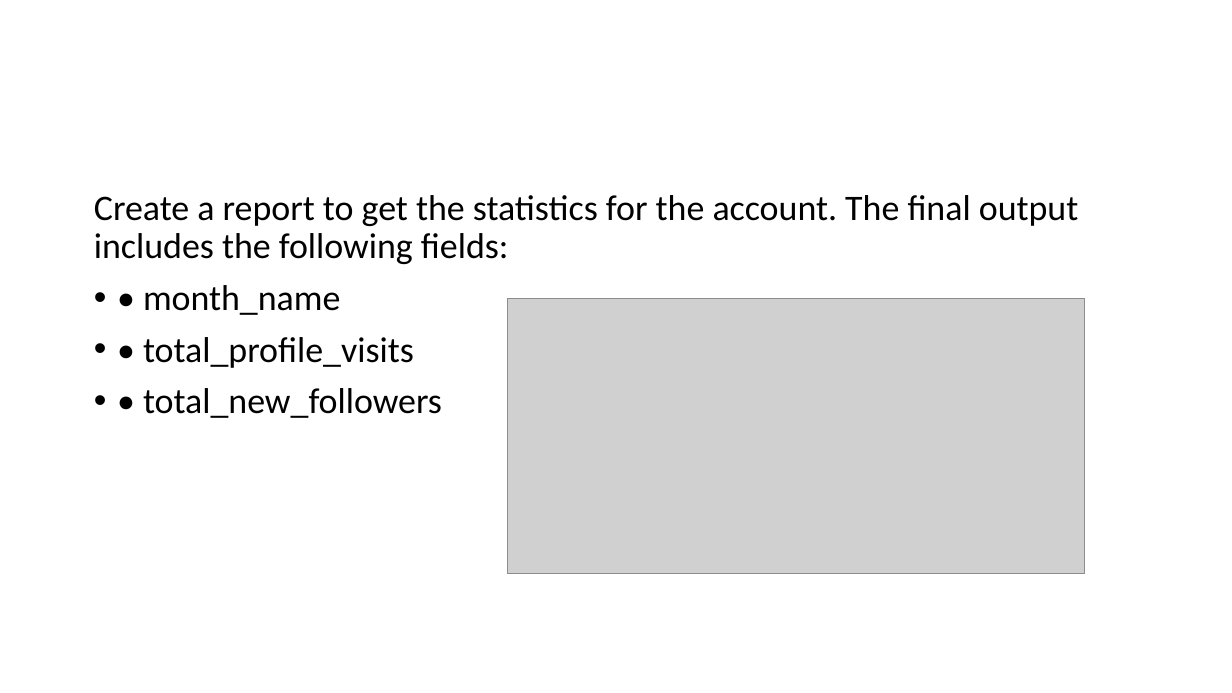
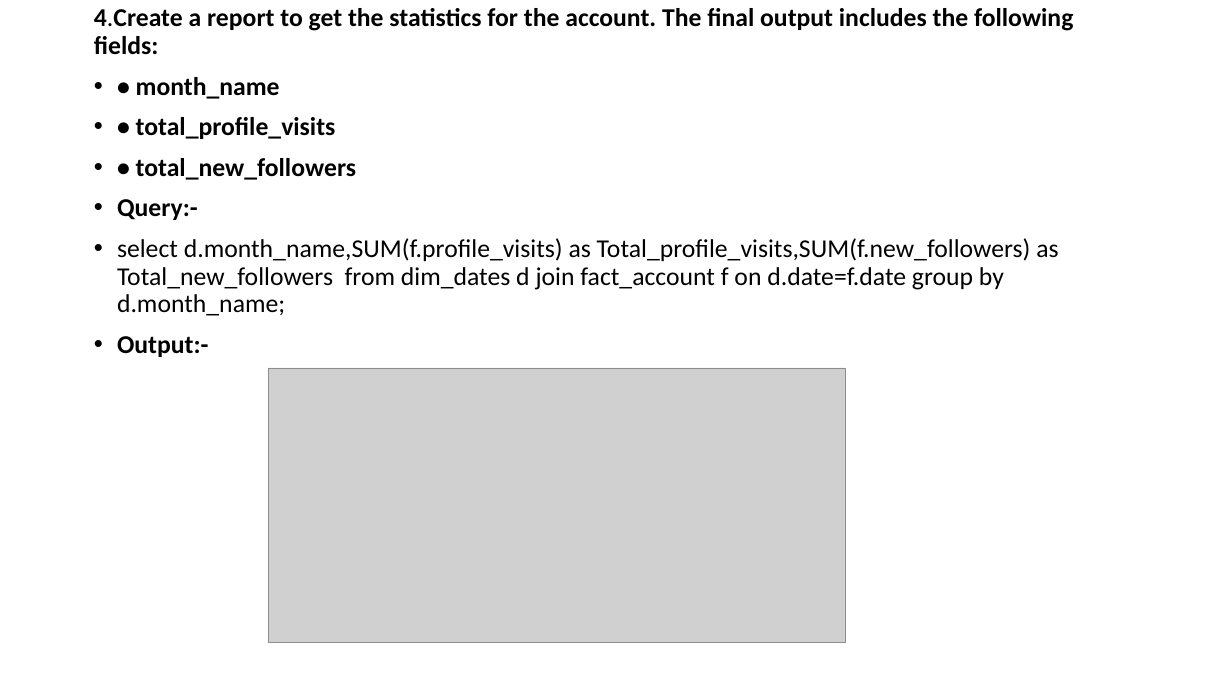
Before and after one commit to Viraj0212/Tech-Instagram-Influencer-Analysis, a slide deck: slide 5 of Tech Instagram Influencer Analysis.pptx. Drawn at 1232x693 pixels with LibreOffice and Linux fonts; fonts in the diff are those of the drawing; grey boxes stand for pictures. Boxes give left, top, right and bottom in pixels: in the first picture for what was removed or moved away, otherwise in the second. Text is boxed around its words. In the diff, an @@ line names an element or a change of style, - is before the commit and + after.

```diff
--- a/Tech Instagram Influencer Analysis.pptx
+++ b/Tech Instagram Influencer Analysis.pptx
@@ text "4.Create a report to get ...": place and size @@
-text "4.Create a report to get ..." at [94, 195, 1078, 418]
+text "4.Create a report to get ..." at [94, 8, 1073, 357]
@@ text at [94, 8, 1073, 55]: text changed; size 28 to 20 pt; bold on @@
-Create a report to get the statistics for the account. The final output includes the following fields:
+4.Create a report to get the statistics for the account. The final output includes the following fields:
@@ text at [136, 77, 356, 180]: size 28 to 20 pt, bold on in "• month_name", "• total_profile_visits", "• total_new_followers" @@
@@ text at [117, 199, 1058, 357]: paragraphs added @@
+• Query:-
+• select d.month_name,SUM(f.profile_visits) as Total_profile_visits,SUM(f.new_followers) as Total_new_followers from dim_dates d join fact_account f on d.date=f.date group by d.month_name;
+• Output:-
@@ picture: place and size @@
-picture at [507, 299, 1085, 573]
+picture at [268, 368, 846, 642]
```
Also in this commit, not shown: 9 other slides changed, 2 slides added, 1 slide removed.
